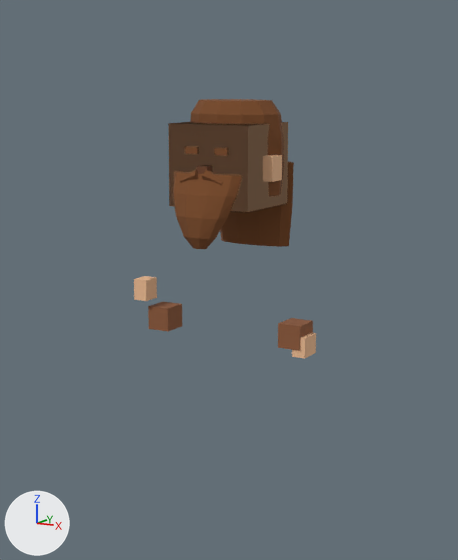
What one commit did to the Blender file modeller/OBA-Tales-karakter-kit.blend.
One viewpoint serves both versions: the file's camera 'Kamera'. The lights are fixed; the arrows at lower left show +X, +Y and +Z. The older version comes first. The same objects are shown in both versions, whatever each file hides.

In view in the first picture: 'buyucu-eller', 'buyucu-kafa', 'buyucu-sac', 'buyucu-uzun-sac', 'buyucu-uzun-sakal', 'eller' and 4 more.
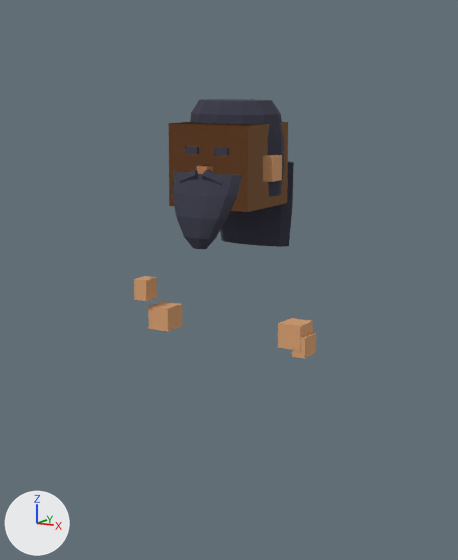
Changed parts and their boxes (x1, y1, x2, y2) in the pictures (458 x 560 px):
```json
{"object": "buyucu-uzun-sakal", "change": "recoloured", "before": [172, 171, 242, 249], "after": [172, 171, 242, 249], "on screen": "brown to greyish blue"}
{"object": "buyucu-sac", "change": "recoloured", "before": [190, 99, 284, 197], "after": [190, 99, 284, 197]}
{"object": "buyucu-uzun-sac", "change": "recoloured", "before": [220, 161, 294, 247], "after": [220, 161, 294, 247]}
{"object": "eller", "change": "recoloured", "before": [148, 302, 313, 351], "after": [148, 302, 313, 351], "on screen": "lighter"}
```

Scene script edits in JSON lines:
```json
{"op": "set", "path": "mat_m_eller.base_color", "old": "(0.266, 0.102, 0.0437)", "new": "(0.694, 0.356, 0.168)", "note": "brown #8d5a3b -> beige #d9a172"}
{"op": "set", "path": "mat_m_buyucu_sac.base_color", "old": "(0.195, 0.0685, 0.0194)", "new": "(0.0423, 0.0423, 0.0685)", "note": "brown #7a4a26 -> greyish blue #3a3a4a"}
{"op": "set", "path": "mat_m_buyucu_uzun_sac.base_color", "old": "(0.195, 0.0685, 0.0194)", "new": "(0.0423, 0.0423, 0.0685)", "note": "brown #7a4a26 -> greyish blue #3a3a4a"}
{"op": "set", "path": "mat_m_buyucu_uzun_sakal.base_color", "old": "(0.195, 0.0685, 0.0194)", "new": "(0.0423, 0.0423, 0.0685)", "note": "brown #7a4a26 -> greyish blue #3a3a4a"}
```
